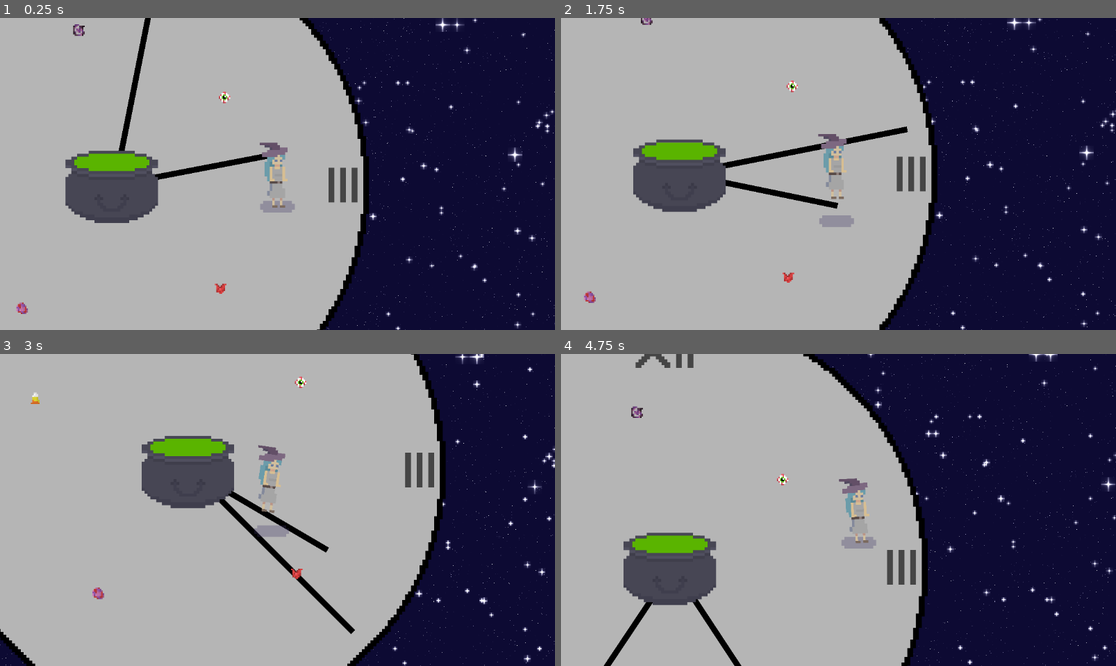
Above: before the commit, frames 1-4 (two rows, left to right).
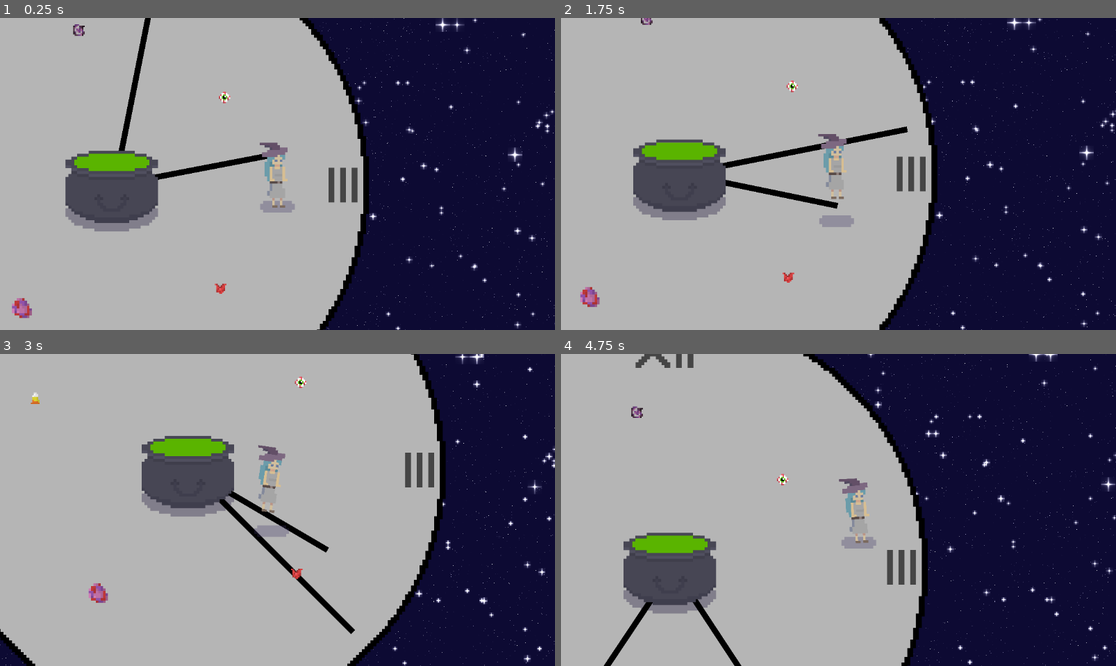
Above: after the commit, the same moments.

Repository: arrowira/miniJam189
Game: Godot game, scene res://Scenes/main.tscn
The game is run twice, just before and just after one commit, with the same random seed, the same clock (stepped at 60 frames per second) and the same inputs.
Inputs:
- Up to frame 1 (0.25 s): no input
- Up to frame 2 (1.75 s): hold A (right) 0.53-1.28 s; tap Space (jump) at 0.6, 0.77, 1.07, 1.35, 1.52 s; hold S (down) from 1.28 s (still down)
- Up to frame 3 (3 s): tap Space (jump) at 1.82, 2.1, 2.85 s; release S (down) at 2.03 s; hold A (right) 2.03-2.78 s; hold W (up) from 2.78 s (still down)
- Up to frame 4 (4.75 s): tap Space (jump) at 3.02, 3.32, 3.6, 3.77, 4.07, 4.35, 4.52 s; release W (up) at 3.53 s; hold D (left) from 3.53 s (still down)

The runs differ from the first frame. In frame 1, 0.6% of the frame differs, in the area x 2-29%, y 61-97%; in frame 2, 0.6%; in frame 3, 0.6%; in frame 4, 0.5%.

Commit message:
scale fix for ingredients

Diff:
--- a/minijam189/Scenes/Cauldron.tscn
+++ b/minijam189/Scenes/Cauldron.tscn
@@ -1,5 +1,6 @@
-[gd_scene load_steps=6 format=3 uid="uid://ceou6ww1oulsy"]
+[gd_scene load_steps=7 format=3 uid="uid://ceou6ww1oulsy"]
 
+[ext_resource type="Texture2D" uid="uid://bclwgpdsc6s1m" path="res://sprites/large Shadow-1.png (1).png" id="1_ge2nr"]
 [ext_resource type="Script" path="res://Scripts/cauldron.gd" id="1_j0e8q"]
 [ext_resource type="Texture2D" uid="uid://cr6gbmelb0d2e" path="res://sprites/cauldron-1.png.png" id="1_rw2sa"]
 
@@ -22,6 +23,12 @@
 position = Vector2(0, 68.25)
 shape = SubResource("RectangleShape2D_6ksj4")
 
+[node name="Area2D" type="Sprite2D" parent="StaticBody2D"]
+modulate = Color(1, 1, 1, 0.466667)
+z_index = -80
+position = Vector2(-2, 28.5)
+texture = ExtResource("1_ge2nr")
+
 [node name="cauldronArea" type="Area2D" parent="."]
 script = ExtResource("1_j0e8q")
 
--- a/minijam189/Scenes/StrangeLump.tscn
+++ b/minijam189/Scenes/StrangeLump.tscn
@@ -20,6 +20,7 @@
 
 [node name="Sprite2D" type="Sprite2D" parent="Lump"]
 texture_filter = 1
+scale = Vector2(1.7, 1.7)
 texture = ExtResource("2_c2yu1")
 
 [connection signal="body_entered" from="Lump" to="Lump" method="_on_body_entered"]
--- a/minijam189/Scenes/clock.tscn
+++ b/minijam189/Scenes/clock.tscn
@@ -14,9 +14,11 @@
 [node name="Node2D" type="Node2D"]
 
 [node name="ClockSprite" type="Sprite2D" parent="."]
+z_index = -99
 texture = ExtResource("1_vav08")
 
 [node name="littleHand" type="Node2D" parent="."]
+z_index = -50
 rotation = 1.31598
 script = ExtResource("3_0b6dg")
 handSpeed = 0.25
--- a/minijam189/Scripts/playerMovement.gd
+++ b/minijam189/Scripts/playerMovement.gd
@@ -41,6 +41,7 @@
 
 		slipping = true
 		$anim.play("slip")
+		$InventoryManager.destroyObj()
 		$slipTimer.start()
 
 
Binary file added: minijam189/sprites/large Shadow-1.png (1).png
Not shown, added: minijam189/sprites/large Shadow-1.png (1).png.import
